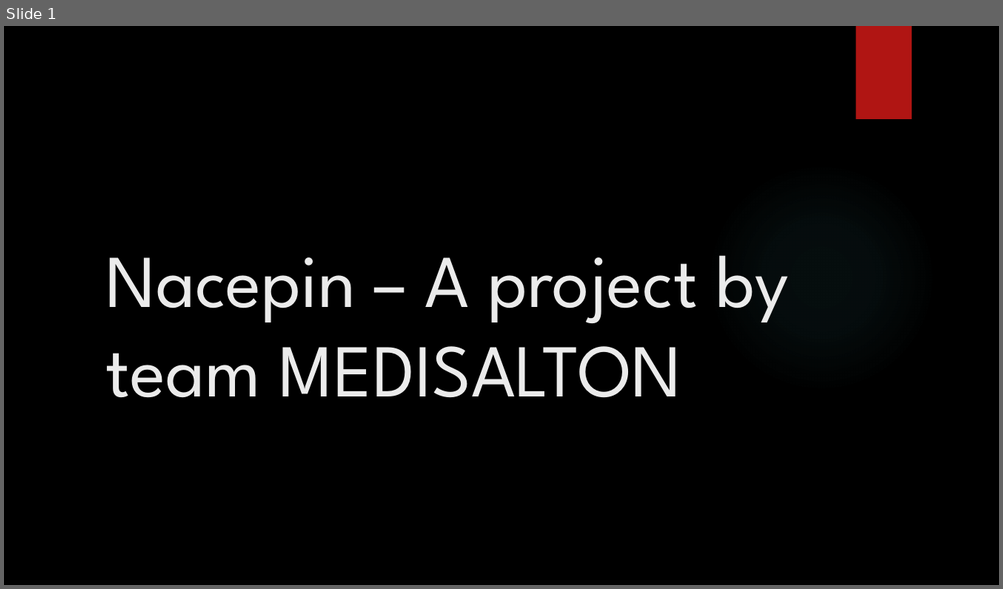
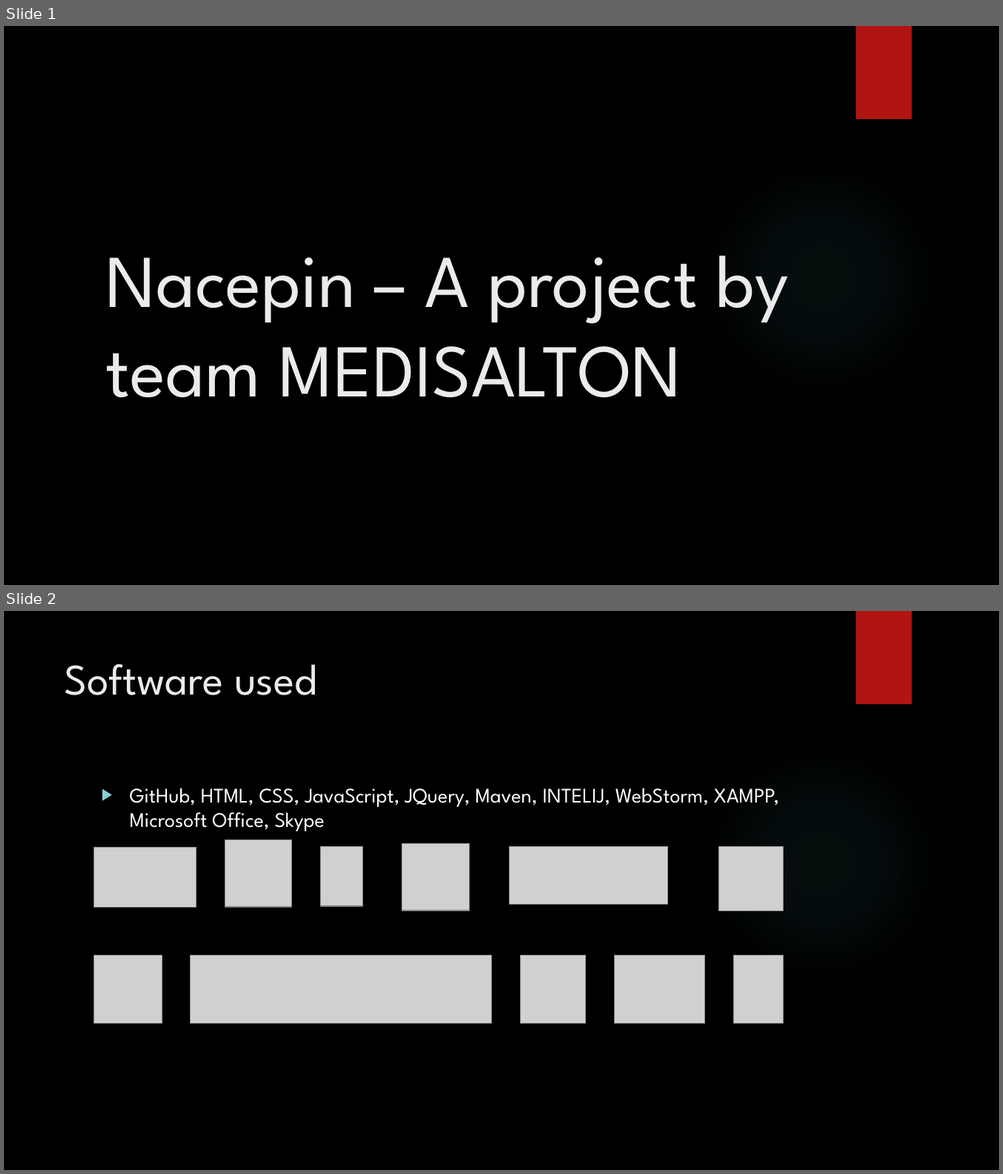
Before and after one commit to Team-Medisalton/Nacepin, a slide deck: SRS and User stories with acceptance criteria/Nacepin work done.pptx. Shown one above the other, each under a label of ours: slide 1 before the commit, slides 1 and 2 after it. The pictures are 1003x589 and 1003x1174 pixels, drawn with LibreOffice and Linux fonts; fonts in the diff are those of the drawing; grey boxes stand for pictures; background and template pictures are left out. Boxes give left, top, right and bottom in pixels: in the first picture for what was removed or moved away, otherwise in the second. Text is boxed around its words. In the diff, an @@ line names an element or a change of style, - is before the commit and + after.

```diff
--- a/SRS and User stories with acceptance criteria/Nacepin work done.pptx
+++ b/SRS and User stories with acceptance criteria/Nacepin work done.pptx
@@ slide 2 added at [4, 611, 999, 1170], background picture (left out); not listed: 2 template elements that a slide beside it also shows @@
@@ title added at [64, 664, 317, 695], 42 pt, text #EBEBEB @@
+Software used
@@ text added at [130, 788, 779, 832], 20 pt, text #FFFFFF @@
+▶ GitHub, HTML, CSS, JavaScript, JQuery, Maven, INTELIJ, WebStorm, XAMPP, Microsoft Office, Skype
@@ picture added at [94, 848, 196, 907] @@
@@ picture added at [225, 840, 292, 907] @@
@@ picture added at [320, 847, 363, 906] @@
@@ picture added at [402, 844, 469, 911] @@
@@ picture added at [509, 847, 668, 905] @@
@@ picture added at [719, 847, 783, 911] @@
@@ picture added at [94, 956, 162, 1024] @@
@@ picture added at [190, 956, 491, 1024] @@
@@ picture added at [521, 956, 585, 1024] @@
@@ picture added at [614, 956, 705, 1024] @@
@@ picture added at [734, 956, 784, 1024] @@
```
Also in this commit, not shown: 3 other slides added, 1 slide removed, 3 other files.
